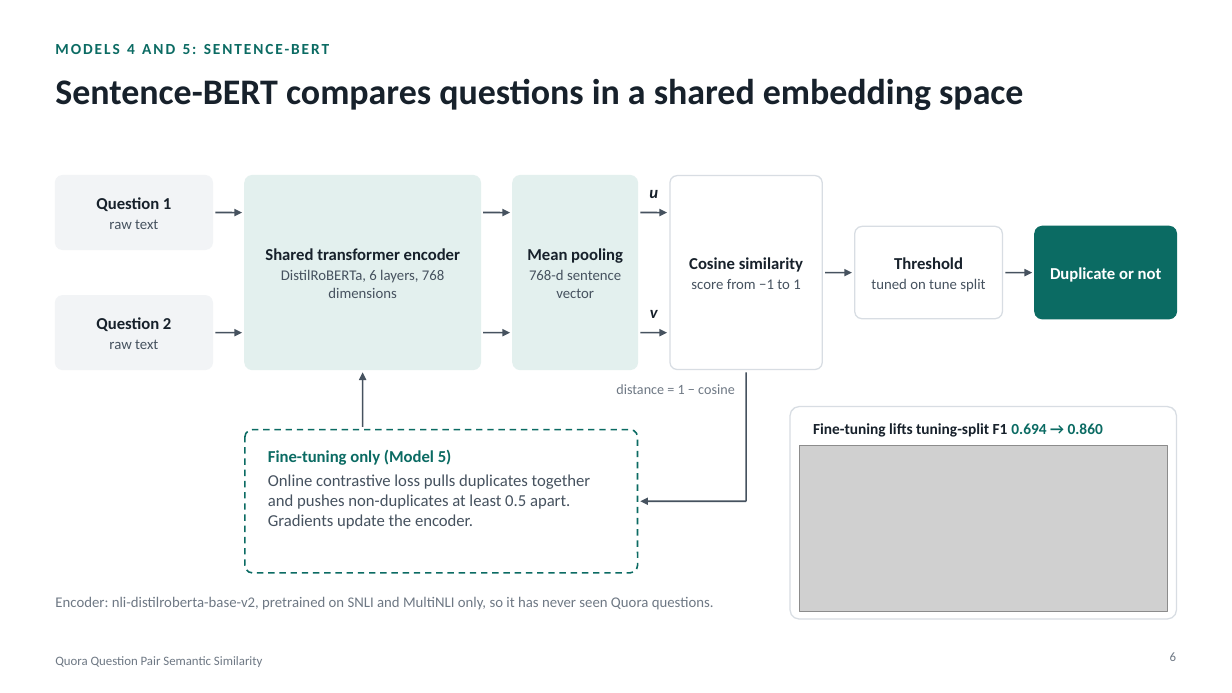
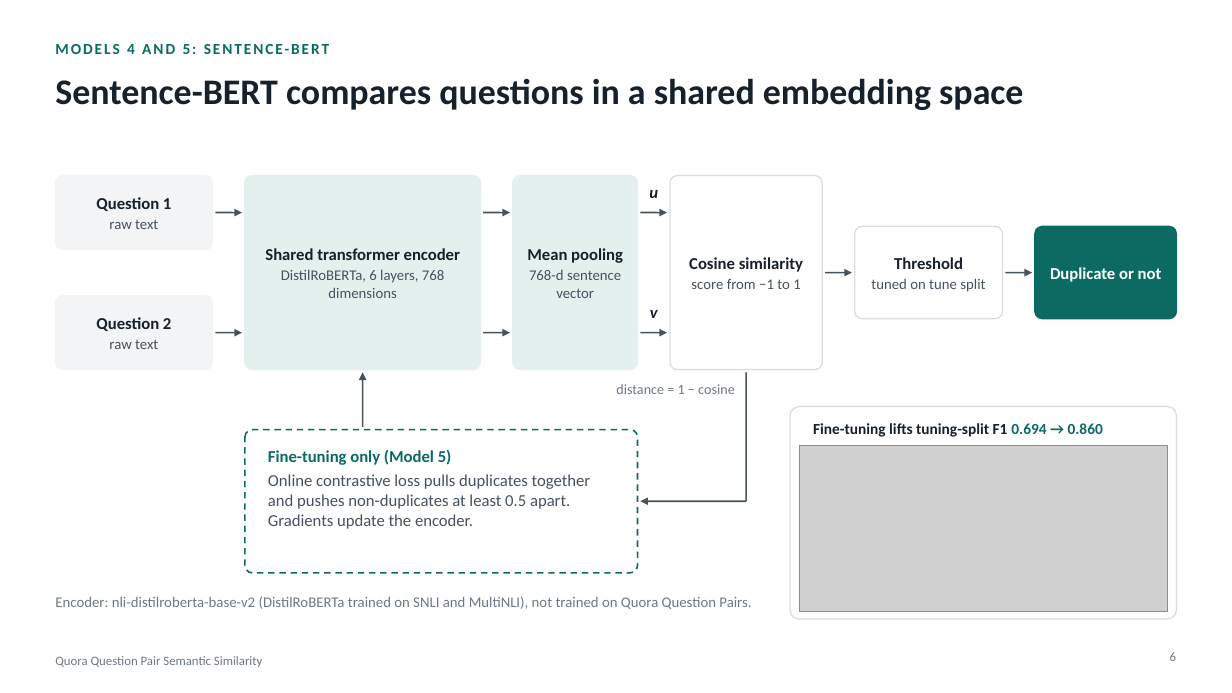
Before and after one commit to SaiPraneeth9955/quora-duplicate-question-detection, a slide deck: slide 6 of presentation/QQP_Duplicate_Question_Detection.pptx. Drawn at 1232x693 pixels with LibreOffice and Linux fonts; fonts in the diff are those of the drawing; grey boxes stand for pictures. Boxes give left, top, right and bottom in pixels: in the first picture for what was removed or moved away, otherwise in the second. Text is boxed around its words. In the diff, an @@ line names an element or a change of style, - is before the commit and + after.

```diff
--- a/presentation/QQP_Duplicate_Question_Detection.pptx
+++ b/presentation/QQP_Duplicate_Question_Detection.pptx
@@ text at [55,596,751,609]: text changed @@
-Encoder: nli-distilroberta-base-v2, pretrained on SNLI and MultiNLI only, so it has never seen Quora questions.
+Encoder: nli-distilroberta-base-v2 (DistilRoBERTa trained on SNLI and MultiNLI), not trained on Quora Question Pairs.
```
Also in this commit, not shown: 3 other files.
